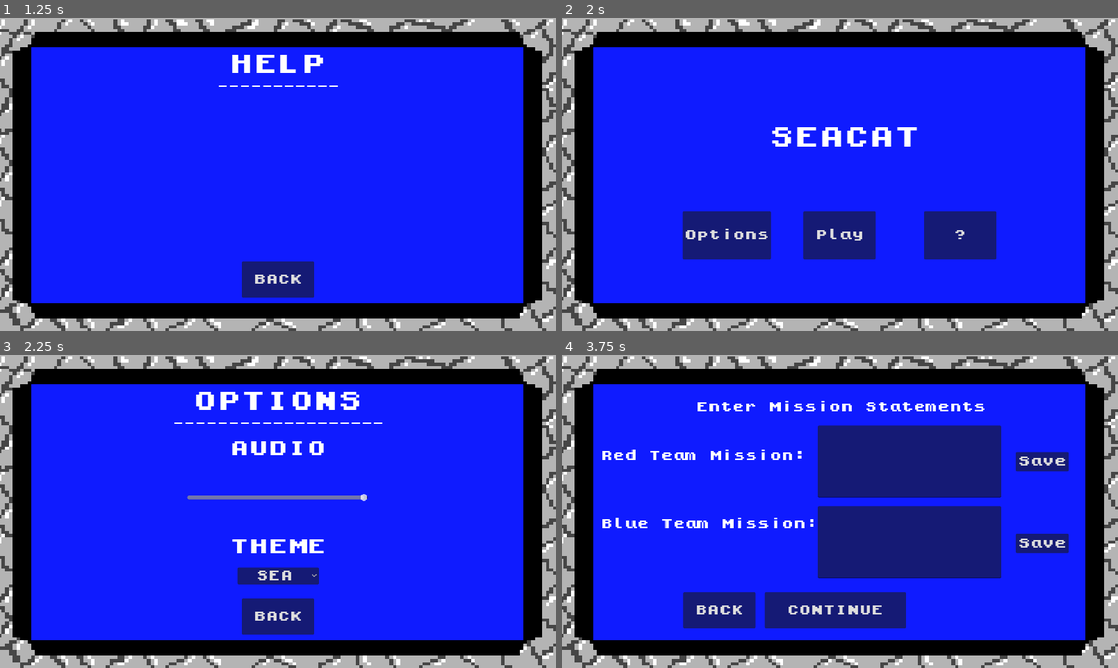
Above: before the commit, frames 1-4 (two rows, left to right).
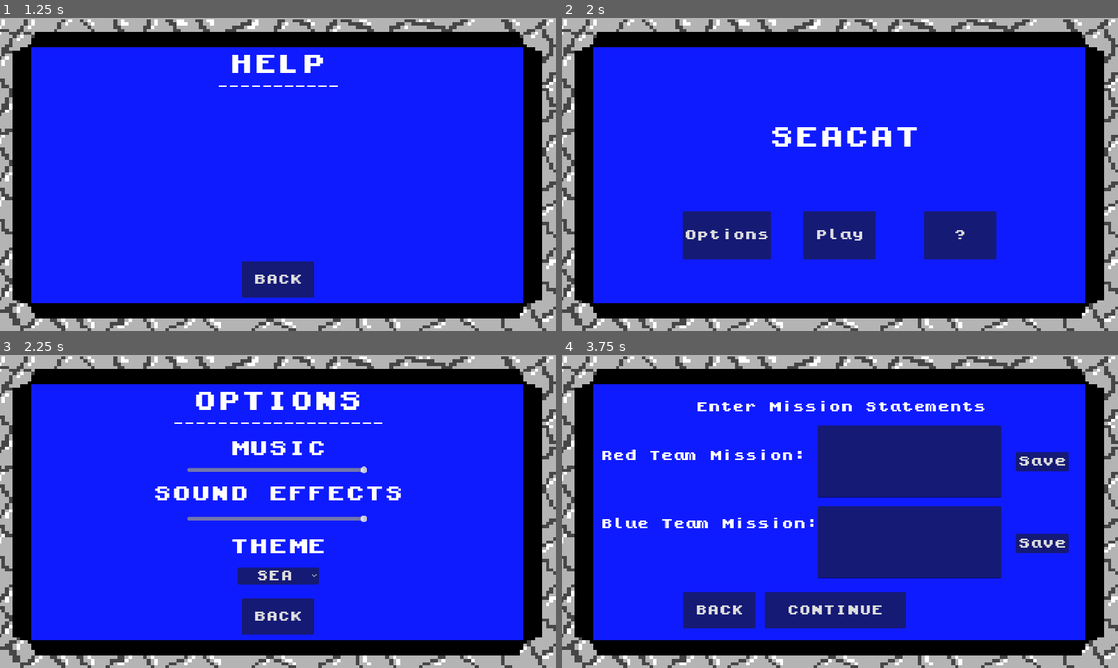
Above: after the commit, the same moments.

Repository: phan-andrew/demo3
Game: Godot game, scene res://game_scenes/start_screen/start_screen.tscn
Same seed, same stepped clock (60 frames per second), same inputs: the game is played once before the commit and once after it.
Inputs:
- Up to frame 1 (1.25 s): click "?" at 0.5 s
- Up to frame 2 (2 s): click "BACK" at 1.25 s
- Up to frame 3 (2.25 s): click "Options" at 2 s
- Up to frame 4 (3.75 s): click "BACK" at 2.75 s; click "Play" at 3.5 s

Frames 1-2 are identical in both runs. In frame 3, 2.2% of the frame differs, in the area x 27-73%, y 27-54%; in frame 4, nothing differs.

Commit message:
audio stuff

Diff:
--- a/audio/music.gd
+++ b/audio/music.gd
@@ -25,3 +25,6 @@
 	if !$play_music.playing:
 		$scroll_music.playing = false
 		$play_music.playing = true
+
+func mouse_click():
+	$mouse_click.playing = true
--- a/audio/music.tscn
+++ b/audio/music.tscn
@@ -1,9 +1,10 @@
-[gd_scene load_steps=5 format=3 uid="uid://b0i5bpsq8pxhn"]
+[gd_scene load_steps=6 format=3 uid="uid://bxfd77vekx7r1"]
 
 [ext_resource type="Script" path="res://audio/music.gd" id="1_3q8f2"]
 [ext_resource type="AudioStream" uid="uid://wslku24es6lj" path="res://audio/starting_music.mp3" id="2_v01dd"]
 [ext_resource type="AudioStream" uid="uid://cyfiajco4jdu6" path="res://audio/scroll_music.mp3" id="3_u55nl"]
 [ext_resource type="AudioStream" uid="uid://der2cyay0loxc" path="res://audio/playing_music.mp3" id="4_gck3t"]
+[ext_resource type="AudioStream" uid="uid://br8ab0ylrobbw" path="res://audio/Mouse Click Sound Effect edited 2.mp3" id="5_ynbpn"]
 
 [node name="SoundFx" type="Node2D"]
 script = ExtResource("1_3q8f2")
@@ -11,9 +12,16 @@
 [node name="start_music" type="AudioStreamPlayer" parent="."]
 stream = ExtResource("2_v01dd")
 autoplay = true
+bus = &"music"
 
 [node name="scroll_music" type="AudioStreamPlayer" parent="."]
 stream = ExtResource("3_u55nl")
+bus = &"music"
 
 [node name="play_music" type="AudioStreamPlayer" parent="."]
 stream = ExtResource("4_gck3t")
+bus = &"music"
+
+[node name="mouse_click" type="AudioStreamPlayer" parent="."]
+stream = ExtResource("5_ynbpn")
+volume_db = 1.0
--- a/default_bus_layout.tres
+++ b/default_bus_layout.tres
@@ -1,3 +1,15 @@
 [gd_resource type="AudioBusLayout" format=3 uid="uid://bq8mjw57ss684"]
 
 [resource]
+bus/1/name = &"effects"
+bus/1/solo = false
+bus/1/mute = false
+bus/1/bypass_fx = false
+bus/1/volume_db = 0.0
+bus/1/send = &"Master"
+bus/2/name = &"music"
+bus/2/solo = false
+bus/2/mute = false
+bus/2/bypass_fx = false
+bus/2/volume_db = 0.0
+bus/2/send = &"Master"
--- a/game_scenes/game_screen/game_screen.gd
+++ b/game_scenes/game_screen/game_screen.gd
@@ -19,9 +19,6 @@
 
 # Called when the node enters the scene tree for the first time.
 func _ready():
-	if Settings.changed_scene == 1:
-		$mouse_click.playing = true
-		Settings.changed_scene = 0
 	aCards = [$a_1, $a_2, $a_3]
 	dCards = [$d_1, $d_2, $d_3]
 	attackbuttons = [$dropdown/attack_option, $AttackSubmit]
--- a/game_scenes/game_screen/game_screen.tscn
+++ b/game_scenes/game_screen/game_screen.tscn
@@ -10,8 +10,7 @@
 [ext_resource type="PackedScene" uid="uid://dukho3wja08su" path="res://card_scenes/cardFlip.tscn" id="6_2l2jm"]
 [ext_resource type="Texture2D" uid="uid://drbg5jbdtxa1x" path="res://images/UI_images/progress_bar/underwater/water_background.png" id="9_1lp2d"]
 [ext_resource type="PackedScene" uid="uid://bl2iprvunslcr" path="res://game_scenes/game_screen/timeline.tscn" id="11_i0t33"]
-[ext_resource type="Theme" path="res://pixel font/small_font_theme.tres" id="11_qde7s"]
-[ext_resource type="AudioStream" uid="uid://br8ab0ylrobbw" path="res://audio/Mouse Click Sound Effect edited 2.mp3" id="12_c4m53"]
+[ext_resource type="Theme" uid="uid://867x5f46yrxo" path="res://pixel font/small_font_theme.tres" id="11_qde7s"]
 
 [sub_resource type="Theme" id="Theme_takis"]
 
@@ -166,10 +165,6 @@
 offset_right = 265.0
 offset_bottom = 121.0
 text = "Success Likelihood:"
-
-[node name="mouse_click" type="AudioStreamPlayer" parent="."]
-stream = ExtResource("12_c4m53")
-volume_db = 1.0
 
 [node name="StartGame" type="Button" parent="."]
 offset_left = 493.0
--- a/game_scenes/help_screen/Control.gd
+++ b/game_scenes/help_screen/Control.gd
@@ -1,16 +1,12 @@
 extends Control
 
 func _ready():
-	if Settings.changed_scene == 1:
-		$mouse_click.playing = true
-		Settings.changed_scene = 0
+	pass
 
 func _on_back_button_pressed():
-	Settings.changed_scene = 1
+	Music.mouse_click()
 	get_tree().change_scene_to_file("res://game_scenes/start_screen/start_screen.tscn")
 	hide()
-
-
 
 func _on_area_2d_mouse_shape_entered(shape_idx):
 	print("sigma")
--- a/game_scenes/help_screen/help_screen.tscn
+++ b/game_scenes/help_screen/help_screen.tscn
@@ -1,9 +1,8 @@
-[gd_scene load_steps=6 format=3 uid="uid://hpwqdwsycf3r"]
+[gd_scene load_steps=5 format=3 uid="uid://hpwqdwsycf3r"]
 
 [ext_resource type="Script" path="res://game_scenes/help_screen/Control.gd" id="1_0d67t"]
 [ext_resource type="Theme" uid="uid://b2ufqqc6nun3o" path="res://pixel font/mid_font_theme.tres" id="2_1ycly"]
 [ext_resource type="Texture2D" uid="uid://wyhspu3kjkna" path="res://images/UI_images/Startscreen.png" id="3_8ta8a"]
-[ext_resource type="AudioStream" uid="uid://br8ab0ylrobbw" path="res://audio/Mouse Click Sound Effect edited 2.mp3" id="4_ensch"]
 
 [sub_resource type="CircleShape2D" id="CircleShape2D_kdutx"]
 radius = 68.2495
@@ -59,10 +58,6 @@
 scale = Vector2(1.152, 0.972973)
 texture = ExtResource("3_8ta8a")
 
-[node name="mouse_click" type="AudioStreamPlayer" parent="."]
-stream = ExtResource("4_ensch")
-volume_db = 1.0
-
 [node name="Area2D" type="Area2D" parent="."]
 position = Vector2(1029, 102)
 
--- a/game_scenes/mission_input_screen/mission_inputs.gd
+++ b/game_scenes/mission_input_screen/mission_inputs.gd
@@ -1,21 +1,18 @@
 extends Node2D
 
-# Called when the node enters the scene tree for the first time.
 func _ready():
-	pass # Replace with function body.
+	pass
 
-
-# Called every frame. 'delta' is the elapsed time since the previous frame.
 func _process(delta):
 	pass
 
 func _on_continue_pressed():
-	Settings.changed_scene = 1
+	Music.mouse_click()
 	get_tree().change_scene_to_file("res://game_scenes/profiles_screen/profiles_screen.tscn")
 	hide ()
 
 func _on_button_pressed():
-	Settings.changed_scene = 1
+	Music.mouse_click()
 	get_tree().change_scene_to_file("res://game_scenes/start_screen/start_screen.tscn")
 	hide ()
 
--- a/game_scenes/mission_text/mission_text.gd
+++ b/game_scenes/mission_text/mission_text.gd
@@ -7,9 +7,6 @@
 var speedB = 1
 
 func _ready():
-	if Settings.changed_scene == 1:
-		$mouse_click.playing = true
-		Settings.changed_scene = 0
 	$Label.text = "Mission Statement\n\n" + Mitre.blue_objective + "\n\n\n\nOPFOR Mission Statement\n\n" + Mitre.red_objective
 	Music.scroll_music(1)
 
@@ -18,12 +15,12 @@
 	$Label.position += velocity * delta
 
 func _on_back_pressed():
-	Settings.changed_scene = 1
+	Music.mouse_click()
 	get_tree().change_scene_to_file("res://game_scenes/prompts_screen/starting_prompts.tscn")
 	hide ()
 
 func _on_skip_pressed():
-	Settings.changed_scene = 1
+	Music.mouse_click()
 	get_tree().change_scene_to_file("res://game_scenes/game_screen/game_screen.tscn")
 	hide ()
 
--- a/game_scenes/mission_text/mission_text.tscn
+++ b/game_scenes/mission_text/mission_text.tscn
@@ -1,8 +1,7 @@
-[gd_scene load_steps=8 format=3 uid="uid://cy6qdae7lgetf"]
+[gd_scene load_steps=7 format=3 uid="uid://cy6qdae7lgetf"]
 
 [ext_resource type="Script" path="res://game_scenes/mission_text/mission_text.gd" id="1_1tnxl"]
 [ext_resource type="Theme" uid="uid://b2ufqqc6nun3o" path="res://pixel font/mid_font_theme.tres" id="1_2s7nj"]
-[ext_resource type="AudioStream" uid="uid://br8ab0ylrobbw" path="res://audio/Mouse Click Sound Effect edited 2.mp3" id="3_7bdvt"]
 [ext_resource type="Texture2D" uid="uid://b50lklisctxhu" path="res://images/UI_images/pause_button.png" id="5_5tyjb"]
 [ext_resource type="Texture2D" uid="uid://wyhspu3kjkna" path="res://images/UI_images/Startscreen.png" id="6_1pw74"]
 [ext_resource type="Texture2D" uid="uid://b36qech8qekm7" path="res://images/UI_images/fast_forward_button.png" id="6_sl2nd"]
@@ -45,10 +44,6 @@
 theme = ExtResource("1_2s7nj")
 text = "SKIP"
 
-[node name="mouse_click" type="AudioStreamPlayer" parent="."]
-stream = ExtResource("3_7bdvt")
-volume_db = 1.0
-
 [node name="Sprite2D" type="Sprite2D" parent="."]
 z_index = -1
 position = Vector2(573, 324)
--- a/game_scenes/options_screen/options_screen.gd
+++ b/game_scenes/options_screen/options_screen.gd
@@ -1,27 +1,33 @@
 extends Control
 @export
-var bus_name = "Master"
+var bus_name = "music"
 var bus_index = 1
 
+var bus2_name = "effects"
+var bus2_index = 1
+
 func _ready():
-	if Settings.changed_scene == 1:
-		$mouse_click.playing = true
-		Settings.changed_scene = 0
 	bus_index = AudioServer.get_bus_index(bus_name)
-	$HSlider.value = Settings.audio_value
+	$HSlider.value = Settings.music_value
+	bus2_index = AudioServer.get_bus_index(bus2_name)
+	$HSlider2.value = Settings.sound_effects
 	$Theme_select.selected = Settings.theme
 
 func _process(delta):
 	pass
 
 func _on_button_pressed():
-	Settings.changed_scene = 1
+	Music.mouse_click()
 	get_tree().change_scene_to_file("res://game_scenes/start_screen/start_screen.tscn")
 	hide()
 
 func _on_h_slider_value_changed(value):
-	Settings.audio_value = value
+	Settings.music_value = value
 	AudioServer.set_bus_volume_db(bus_index, linear_to_db(value))
 
 func _on_theme_select_item_selected(index):
 	Settings.theme = index
+
+func _on_h_slider_2_value_changed(value):
+	Settings.sound_effects = value
+	AudioServer.set_bus_volume_db(bus2_index, linear_to_db(value))
--- a/game_scenes/options_screen/options_screen.tscn
+++ b/game_scenes/options_screen/options_screen.tscn
@@ -1,10 +1,8 @@
-[gd_scene load_steps=6 format=3 uid="uid://dos6dbexd3txx"]
+[gd_scene load_steps=4 format=3 uid="uid://dos6dbexd3txx"]
 
-[ext_resource type="Theme" path="res://pixel font/mid_font_theme.tres" id="1_h8dew"]
+[ext_resource type="Theme" uid="uid://b2ufqqc6nun3o" path="res://pixel font/mid_font_theme.tres" id="1_h8dew"]
 [ext_resource type="Script" path="res://game_scenes/options_screen/options_screen.gd" id="1_wqi3x"]
-[ext_resource type="Script" path="res://game_scenes/options_screen/HSlider.gd" id="2_05idc"]
 [ext_resource type="Texture2D" uid="uid://wyhspu3kjkna" path="res://images/UI_images/Startscreen.png" id="3_183mr"]
-[ext_resource type="AudioStream" uid="uid://br8ab0ylrobbw" path="res://audio/Mouse Click Sound Effect edited 2.mp3" id="5_m1uhy"]
 
 [node name="Control2" type="Control"]
 layout_mode = 3
@@ -14,41 +12,6 @@
 grow_horizontal = 2
 grow_vertical = 2
 script = ExtResource("1_wqi3x")
-
-[node name="HSlider" type="HSlider" parent="."]
-z_index = 1
-layout_mode = 1
-anchors_preset = -1
-offset_left = 388.0
-offset_top = 287.0
-offset_right = 762.0
-offset_bottom = 303.0
-max_value = 1.0
-step = 0.05
-value = 1.0
-script = ExtResource("2_05idc")
-
-[node name="Label" type="Label" parent="."]
-z_index = 1
-layout_mode = 0
-offset_top = 172.0
-offset_right = 1152.0
-offset_bottom = 212.0
-theme = ExtResource("1_h8dew")
-theme_override_font_sizes/font_size = 40
-text = "AUDIO"
-horizontal_alignment = 1
-
-[node name="Label" type="Label" parent="Label"]
-z_index = 1
-layout_mode = 0
-offset_top = 203.0
-offset_right = 1152.0
-offset_bottom = 243.0
-theme = ExtResource("1_h8dew")
-theme_override_font_sizes/font_size = 40
-text = "THEME"
-horizontal_alignment = 1
 
 [node name="Label2" type="Label" parent="."]
 z_index = 1
@@ -71,6 +34,63 @@
 theme = ExtResource("1_h8dew")
 theme_override_font_sizes/font_size = 23
 text = "___________________"
+horizontal_alignment = 1
+
+[node name="Label" type="Label" parent="."]
+z_index = 1
+layout_mode = 0
+offset_top = 172.0
+offset_right = 1152.0
+offset_bottom = 212.0
+theme = ExtResource("1_h8dew")
+theme_override_font_sizes/font_size = 40
+text = "MUSIC"
+horizontal_alignment = 1
+
+[node name="HSlider" type="HSlider" parent="."]
+z_index = 1
+layout_mode = 1
+anchors_preset = -1
+offset_left = 388.0
+offset_top = 230.0
+offset_right = 762.0
+offset_bottom = 246.0
+max_value = 1.0
+step = 0.05
+value = 1.0
+
+[node name="Label5" type="Label" parent="."]
+z_index = 1
+layout_mode = 0
+offset_top = 266.0
+offset_right = 1152.0
+offset_bottom = 306.0
+theme = ExtResource("1_h8dew")
+theme_override_font_sizes/font_size = 40
+text = "SOUND EFFECTS"
+horizontal_alignment = 1
+
+[node name="HSlider2" type="HSlider" parent="."]
+z_index = 1
+layout_mode = 1
+anchors_preset = -1
+offset_left = 388.0
+offset_top = 331.0
+offset_right = 762.0
+offset_bottom = 347.0
+max_value = 1.0
+step = 0.05
+value = 1.0
+
+[node name="Label4" type="Label" parent="."]
+z_index = 1
+layout_mode = 0
+offset_top = 375.0
+offset_right = 1152.0
+offset_bottom = 415.0
+theme = ExtResource("1_h8dew")
+theme_override_font_sizes/font_size = 40
+text = "THEME"
 horizontal_alignment = 1
 
 [node name="Button" type="Button" parent="."]
@@ -110,10 +130,7 @@
 popup/item_2/text = "LAND"
 popup/item_2/id = 2
 
-[node name="mouse_click" type="AudioStreamPlayer" parent="."]
-stream = ExtResource("5_m1uhy")
-volume_db = 1.0
-
 [connection signal="value_changed" from="HSlider" to="." method="_on_h_slider_value_changed"]
+[connection signal="value_changed" from="HSlider2" to="." method="_on_h_slider_2_value_changed"]
 [connection signal="pressed" from="Button" to="." method="_on_button_pressed"]
 [connection signal="item_selected" from="Theme_select" to="." method="_on_theme_select_item_selected"]
--- a/game_scenes/profiles_screen/profiles_screen.gd
+++ b/game_scenes/profiles_screen/profiles_screen.gd
@@ -27,10 +27,6 @@
 
 # Called when the node enters the scene tree for the first time.
 func _ready():
-	if Settings.changed_scene == 1:
-		$mouse_click.playing = true
-		Settings.changed_scene = 0
-
 	attack_data.pressed.connect(self._on_attack_download_pressed)
 	filedialog.mode = FileDialog.FILE_MODE_SAVE_FILE
 	filedialog.file_selected.connect(self._on_file_selected)
@@ -63,7 +59,7 @@
 	pass
 
 func _on_continue_pressed():
-	Settings.changed_scene = 1
+	Music.mouse_click()
 	get_tree().change_scene_to_file("res://game_scenes/prompts_screen/starting_prompts.tscn")
 	hide ()
 
@@ -176,6 +172,6 @@
 
 
 func _on_button_pressed():
-	Settings.changed_scene = 1
+	Music.mouse_click()
 	get_tree().change_scene_to_file("res://game_scenes/mission_input_screen/mission_inputs.tscn")
 	hide()
--- a/game_scenes/profiles_screen/profiles_screen.tscn
+++ b/game_scenes/profiles_screen/profiles_screen.tscn
@@ -1,10 +1,9 @@
-[gd_scene load_steps=6 format=3 uid="uid://m7iarlhgo6sb"]
+[gd_scene load_steps=5 format=3 uid="uid://m7iarlhgo6sb"]
 
 [ext_resource type="Script" path="res://game_scenes/profiles_screen/profiles_screen.gd" id="1_8wg2s"]
 [ext_resource type="Theme" uid="uid://b2ufqqc6nun3o" path="res://pixel font/mid_font_theme.tres" id="2_qb6p7"]
 [ext_resource type="Theme" uid="uid://867x5f46yrxo" path="res://pixel font/small_font_theme.tres" id="3_6gpeu"]
 [ext_resource type="Texture2D" uid="uid://wyhspu3kjkna" path="res://images/UI_images/Startscreen.png" id="4_56ldv"]
-[ext_resource type="AudioStream" uid="uid://br8ab0ylrobbw" path="res://audio/Mouse Click Sound Effect edited 2.mp3" id="5_hw4b6"]
 
 [node name="Node2D" type="Node2D"]
 script = ExtResource("1_8wg2s")
@@ -154,8 +153,4 @@
 scale = Vector2(1.152, 0.972973)
 texture = ExtResource("4_56ldv")
 
-[node name="mouse_click" type="AudioStreamPlayer" parent="."]
-stream = ExtResource("5_hw4b6")
-volume_db = 1.0
-
 [connection signal="pressed" from="Button" to="." method="_on_button_pressed"]
--- a/game_scenes/prompts_screen/starting_prompts.gd
+++ b/game_scenes/prompts_screen/starting_prompts.gd
@@ -15,10 +15,6 @@
 
 # Called when the node enters the scene tree for the first time.
 func _ready():
-	if Settings.changed_scene == 1:
-		$mouse_click.playing = true
-		Settings.changed_scene = 0
-
 	attack_button.connect("pressed", Callable(self, "_on_attack_button_pressed"))
 	defend_button.connect("pressed", Callable(self, "_on_defend_button_pressed"))
 	timeline_button.connect("pressed", Callable(self, "_on_timeline_button_pressed"))
@@ -101,12 +97,12 @@
 
 func _on_button_3_pressed():
 	if attackfile == true && defendfile == true && timelinefile == true:
-		Settings.changed_scene = 1
+		Music.mouse_click()
 		get_tree().change_scene_to_file("res://game_scenes/mission_text/mission_text.tscn")
 		hide ()
 
 func _on_button_5_pressed():
-	Settings.changed_scene = 1
+	Music.mouse_click()
 	get_tree().change_scene_to_file("res://game_scenes/profiles_screen/profiles_screen.tscn")
 	hide()
 
--- a/game_scenes/prompts_screen/starting_prompts.tscn
+++ b/game_scenes/prompts_screen/starting_prompts.tscn
@@ -1,10 +1,9 @@
-[gd_scene load_steps=6 format=3 uid="uid://c0bngicr1p4w0"]
+[gd_scene load_steps=5 format=3 uid="uid://c0bngicr1p4w0"]
 
-[ext_resource type="Theme" path="res://pixel font/mid_font_theme.tres" id="1_2nmyf"]
+[ext_resource type="Theme" uid="uid://b2ufqqc6nun3o" path="res://pixel font/mid_font_theme.tres" id="1_2nmyf"]
 [ext_resource type="Script" path="res://game_scenes/prompts_screen/starting_prompts.gd" id="1_jomlb"]
-[ext_resource type="Theme" path="res://pixel font/small_font_theme.tres" id="3_mx321"]
+[ext_resource type="Theme" uid="uid://867x5f46yrxo" path="res://pixel font/small_font_theme.tres" id="3_mx321"]
 [ext_resource type="Texture2D" uid="uid://wyhspu3kjkna" path="res://images/UI_images/Startscreen.png" id="4_e3ols"]
-[ext_resource type="AudioStream" uid="uid://br8ab0ylrobbw" path="res://audio/Mouse Click Sound Effect edited 2.mp3" id="5_ncscu"]
 
 [node name="Node2D2" type="Node2D"]
 script = ExtResource("1_jomlb")
@@ -113,10 +112,6 @@
 scale = Vector2(1.152, 0.973)
 texture = ExtResource("4_e3ols")
 
-[node name="mouse_click" type="AudioStreamPlayer" parent="."]
-stream = ExtResource("5_ncscu")
-volume_db = 1.0
-
 [node name="SpinBox" type="SpinBox" parent="."]
 offset_left = 788.0
 offset_top = 212.0
--- a/game_scenes/start_screen/start_screen.gd
+++ b/game_scenes/start_screen/start_screen.gd
@@ -1,25 +1,22 @@
 extends Node2D
 
 func _ready():
-	if Settings.changed_scene == 1:
-		$mouse_click.playing = true
-		Settings.changed_scene = 0
 	Music.start_music()
 
 func _process(delta):
 	pass
 
 func _on_button_3_pressed():
-	Settings.changed_scene = 1
+	Music.mouse_click()
 	get_tree().change_scene_to_file("res://game_scenes/mission_input_screen/mission_inputs.tscn")
 	hide ()
 
 func _on_button_pressed():
-	Settings.changed_scene = 1
+	Music.mouse_click()
 	get_tree().change_scene_to_file("res://game_scenes/options_screen/options_screen.tscn")
 	hide ()
 
 func _on_button_2_pressed():
-	Settings.changed_scene = 1
+	Music.mouse_click()
 	get_tree().change_scene_to_file("res://game_scenes/help_screen/help_screen.tscn")
 	hide ()
--- a/game_scenes/start_screen/start_screen.tscn
+++ b/game_scenes/start_screen/start_screen.tscn
@@ -1,9 +1,8 @@
-[gd_scene load_steps=5 format=3 uid="uid://c3lhlwrt3ceu4"]
+[gd_scene load_steps=4 format=3 uid="uid://c3lhlwrt3ceu4"]
 
 [ext_resource type="Script" path="res://game_scenes/start_screen/start_screen.gd" id="1_ugavs"]
-[ext_resource type="Theme" path="res://pixel font/mid_font_theme.tres" id="2_8iye3"]
+[ext_resource type="Theme" uid="uid://b2ufqqc6nun3o" path="res://pixel font/mid_font_theme.tres" id="2_8iye3"]
 [ext_resource type="Texture2D" uid="uid://wyhspu3kjkna" path="res://images/UI_images/Startscreen.png" id="3_6unbj"]
-[ext_resource type="AudioStream" uid="uid://br8ab0ylrobbw" path="res://audio/Mouse Click Sound Effect edited 2.mp3" id="4_pnd8t"]
 
 [node name="Node2D4" type="Node2D"]
 script = ExtResource("1_ugavs")
@@ -51,10 +50,6 @@
 scale = Vector2(1.152, 0.972973)
 texture = ExtResource("3_6unbj")
 
-[node name="mouse_click" type="AudioStreamPlayer" parent="."]
-stream = ExtResource("4_pnd8t")
-volume_db = 1.0
-
 [connection signal="pressed" from="Button2" to="." method="_on_button_2_pressed"]
 [connection signal="pressed" from="Button" to="." method="_on_button_pressed"]
 [connection signal="pressed" from="Button3" to="." method="_on_button_3_pressed"]
--- a/settings.gd
+++ b/settings.gd
@@ -1,7 +1,7 @@
 extends Node
-var audio_value = 1
+var music_value = 1
+var sound_effects = 1
 var theme = 0
-var changed_scene = 0
 
 func _ready():
 	pass
Not shown: 1 places in game_scenes/game_screen/game_screen.tscn that only renumber resources
